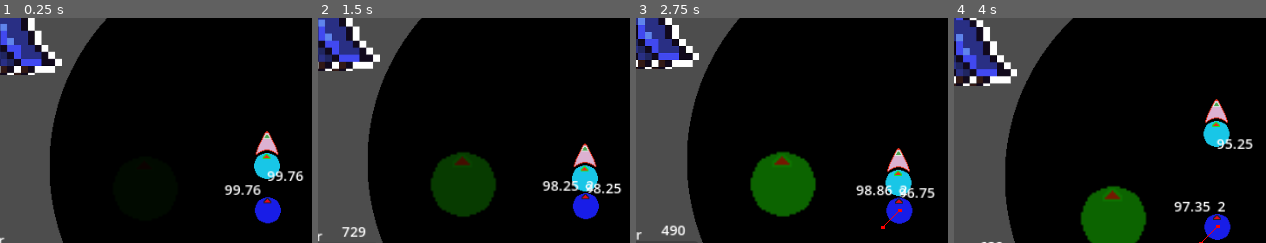
Above: before the commit, frames 1-4 (left to right).
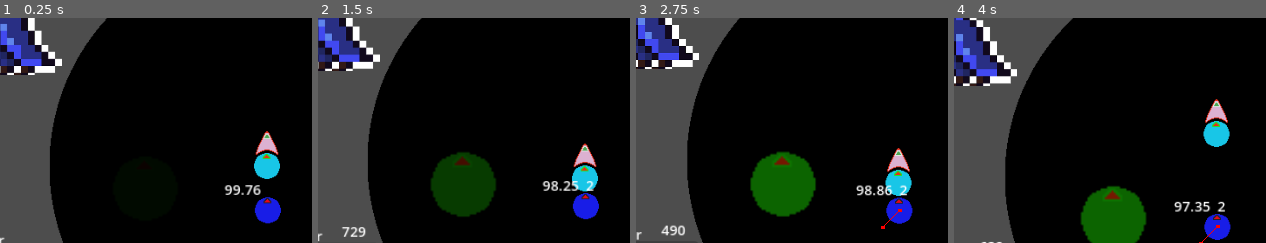
Above: after the commit, the same moments.

Repository: WilliamAalund/Brood-Feud
Game: Godot game, scene res://Levels/Main Level.tscn
Same seed, same stepped clock (60 frames per second), same inputs: the game is played once before the commit and once after it. The engine's default icon, where the game draws it, is replaced by a stand-in: a white triangle on a blue panel in a dark square.
Inputs (mouse positions are % of the whole screen's width and height, from its top left):
- Up to frame 1 (0.25 s): no input
- Up to frame 2 (1.5 s): tap Enter at 0.5 s; move the mouse to (92, 45) at 0.52 s; hold D (right) 0.53-1.28 s; hold Space (interact) 0.53-1.28 s; move the mouse to (38, 55) at 1.27 s; hold S (down) from 1.28 s (still down); tap Space (interact) at 1.35 s
- Up to frame 3 (2.75 s): move the mouse to (77, 28) at 2.02 s; release S (down) at 2.03 s; hold D (right) from 2.03 s (still down); hold Space (interact) from 2.03 s (still down)
- Up to frame 4 (4 s): move the mouse to (58, 70) at 2.77 s; release D (right) at 2.78 s; release Space (interact) at 2.78 s; hold W (up) 2.78-3.53 s; tap Space (interact) at 2.85 s; move the mouse to (outside the picture) at 3.52 s; hold A (left) from 3.53 s (still down); hold Space (interact) from 3.53 s (still down)
The pictures show only the part of the screen within x 21-71%, y 17-67%; the shares and areas given below are measured in that part.

The runs differ from the first frame. In frame 1, 0.3% of the frame differs, in the area x 85-98%, y 68-73%; in frame 2, 0.4%, in the area x 85-98%, y 73-79%; in frame 3, 0.3%; in frame 4, 0.3%.

Commit message:
Momma Bird bug fix
- Fixed bug where momma bird wouldn't detect if the predator is at the nest

Diff:
--- a/Sub Scenes/Player_New_Player/player_bird.tscn
+++ b/Sub Scenes/Player_New_Player/player_bird.tscn
@@ -38,6 +38,7 @@
 shape = SubResource("CapsuleShape2D_7iua6")
 
 [node name="debugger_satiation" type="Label" parent="character_bird"]
+visible = false
 offset_right = 40.0
 offset_bottom = 23.0
 text = "100"
--- a/Sub Scenes/Process_Momma_Bird/Momma_Bird.gd
+++ b/Sub Scenes/Process_Momma_Bird/Momma_Bird.gd
@@ -56,4 +56,4 @@
 
 
 func _on_process_predator_toggle_predator_presence():
-	pass # Replace with function body.
+	predatorIsHome = !predatorIsHome
